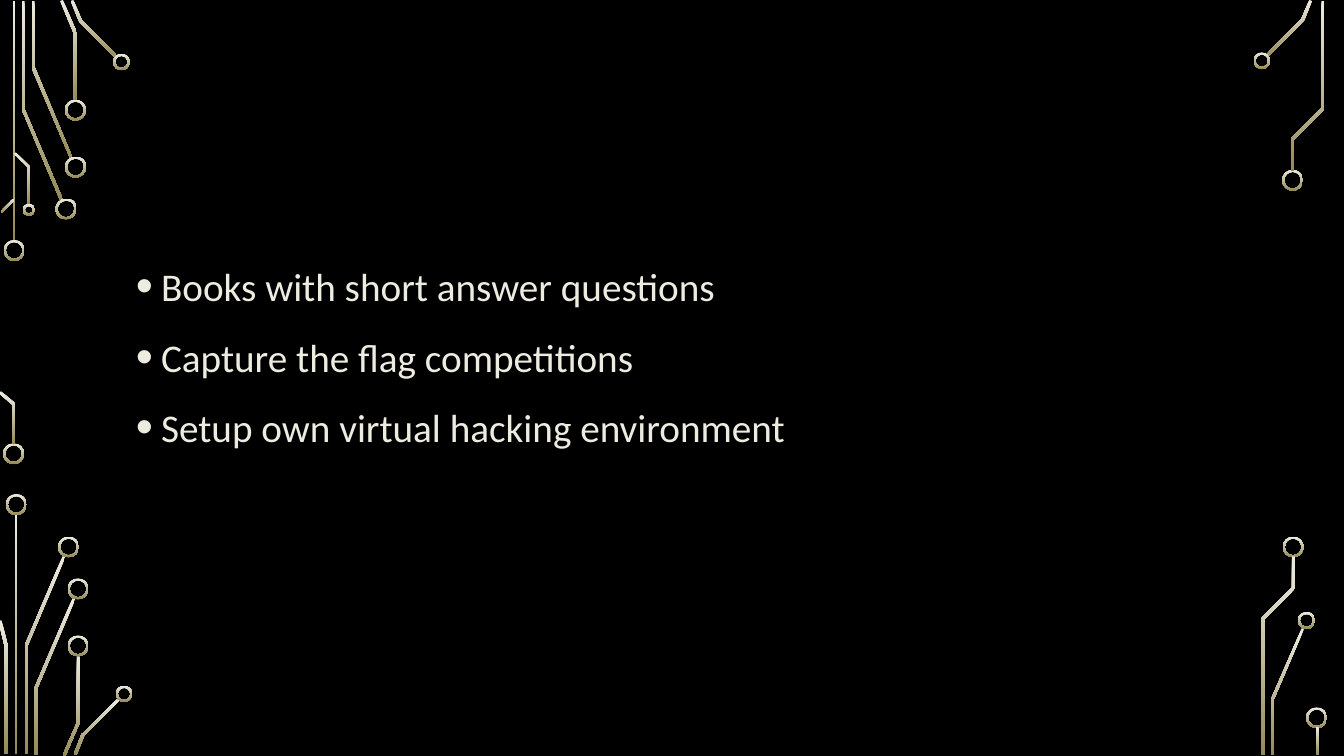
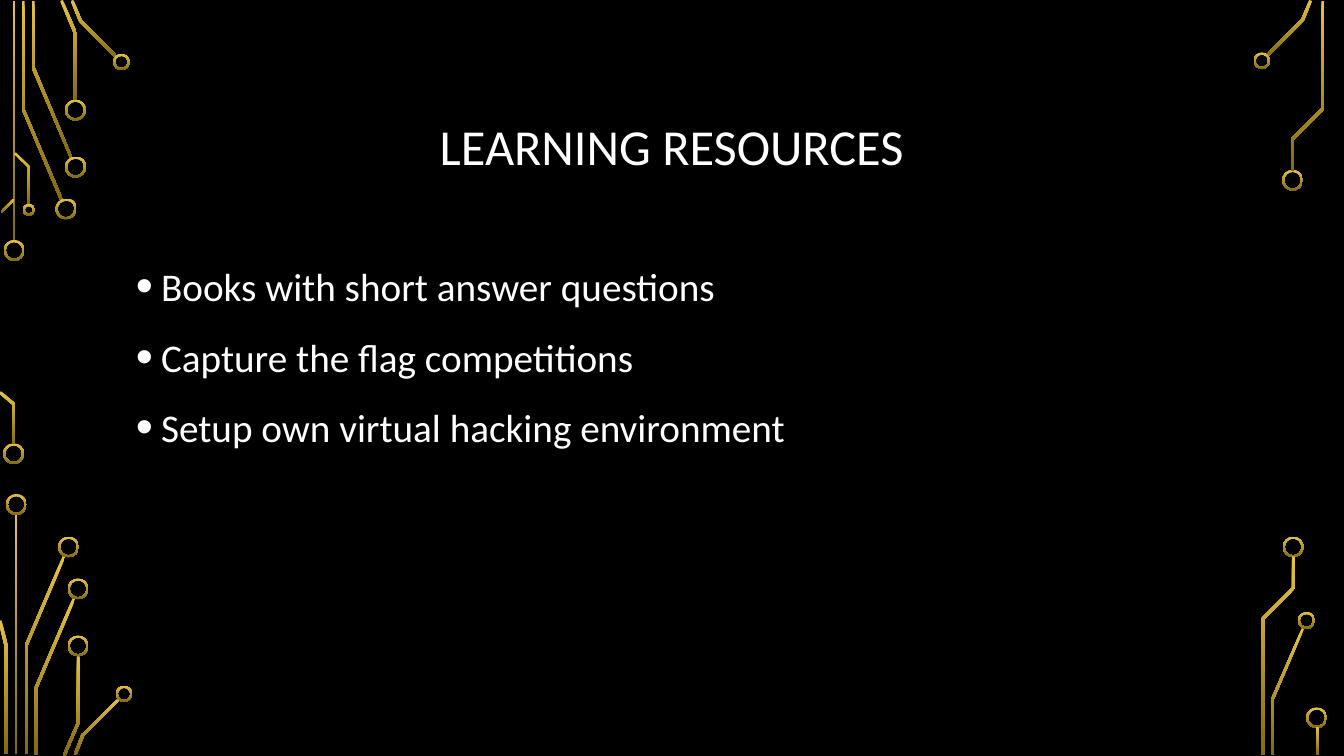
Before and after one commit to so87/Security-Lab-Manager, a slide deck: slide 3 of documentation/presentation.pptx. Drawn at 1344x756 pixels with LibreOffice and Linux fonts; fonts in the diff are those of the drawing; background and template pictures are left out. Boxes give left, top, right and bottom in pixels: in the first picture for what was removed or moved away, otherwise in the second. Text is boxed around its words. In the diff, an @@ line names an element or a change of style, - is before the commit and + after.

```diff
--- a/documentation/presentation.pptx
+++ b/documentation/presentation.pptx
@@ fill gradient #EEECE1 to #948A54 to gradient #E5C243 to #826A12 in 36 elements at bbox=[4, 240, 25, 261], bbox=[3, 444, 24, 465], bbox=[22, 1, 63, 201], bbox=[55, 199, 77, 220], bbox=[31, 1, 72, 158], bbox=[60, 0, 78, 101], bbox=[65, 156, 86, 177], bbox=[65, 100, 86, 121], bbox=[71, 0, 117, 58], bbox=[113, 53, 131, 70], bbox=[1, 199, 15, 213], bbox=[0, 391, 15, 445], bbox=[14, 152, 30, 205], bbox=[22, 204, 34, 216], bbox=[15, 514, 18, 755], bbox=[24, 556, 65, 754], bbox=[6, 494, 27, 515], bbox=[0, 620, 7, 754], bbox=[58, 536, 80, 558], bbox=[34, 598, 76, 755], bbox=[63, 655, 80, 756], bbox=[68, 579, 89, 600], bbox=[68, 635, 89, 656], bbox=[74, 698, 120, 755], bbox=[116, 686, 133, 702], bbox=[1266, 0, 1313, 56], bbox=[1253, 52, 1270, 70], bbox=[1282, 169, 1304, 191], bbox=[1271, 628, 1305, 755], bbox=[1299, 612, 1316, 629], bbox=[1292, 1, 1325, 171], bbox=[1284, 536, 1305, 558], bbox=[1261, 557, 1296, 755], bbox=[1307, 708, 1328, 729], bbox=[1317, 727, 1320, 755], bbox=[12, 1, 15, 242] @@
@@ title "LEARNING RESOURCES" at bbox=[440, 132, 903, 166]: text colour #000000 to #FFFFFF @@
@@ text "Books with short answer questions" at bbox=[161, 273, 784, 449]: text colour #EEECE1 to #FFFFFF @@
```
Also in this commit, not shown: 11 other slides changed, 6 slides added, 8 other files.
